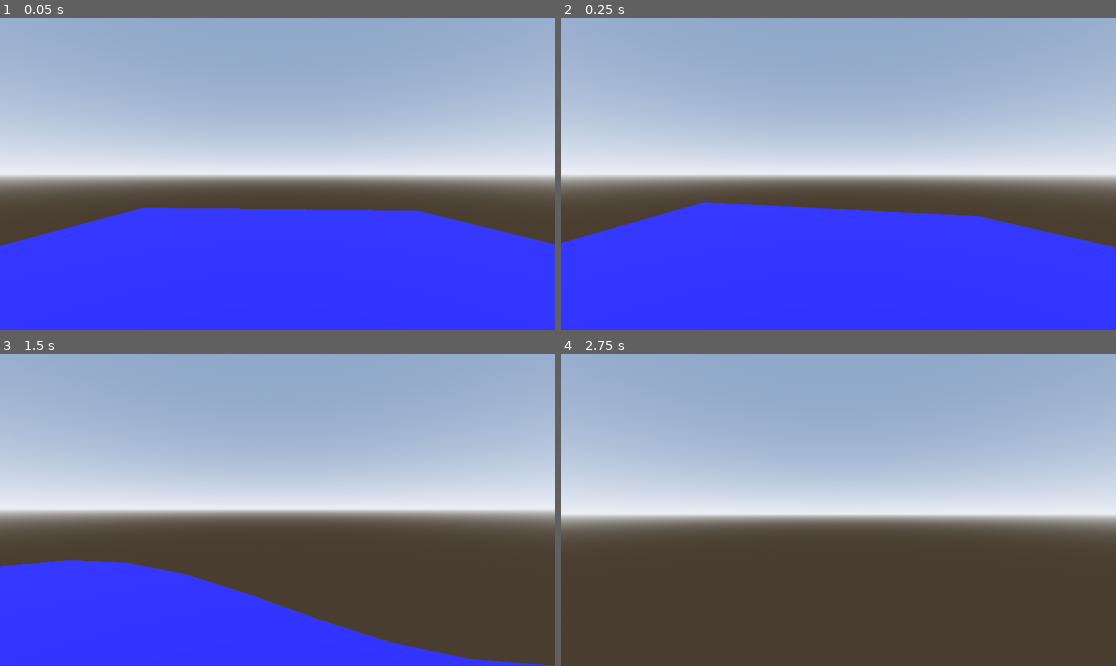
Above: before the commit, frames 1-4 (two rows, left to right).
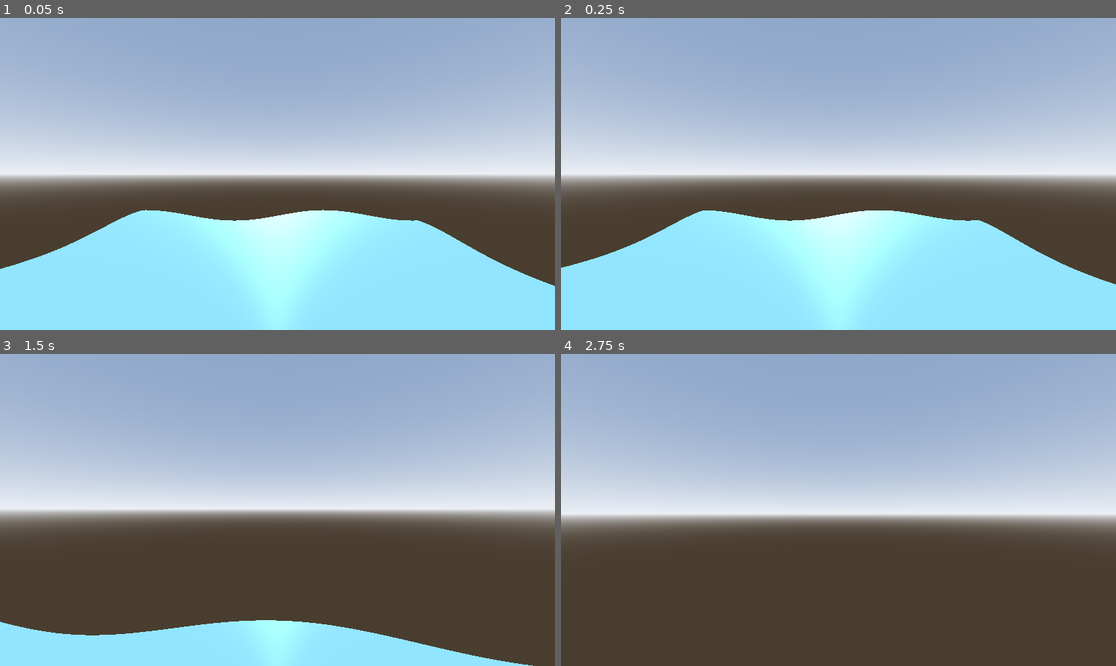
Above: after the commit, the same moments.

Repository: valdi7913/GMI2025
Game: Godot game, scene res://Scripts/world.tscn
The game is run twice, just before and just after one commit, with the same random seed, the same clock (stepped at 60 frames per second) and the same inputs.
Inputs (mouse positions are in pixels of both pictures, inside the frame that each line leads up to):
- Up to frame 1 (0.05 s): no input
- Up to frame 2 (0.25 s): no input
- Up to frame 3 (1.5 s): move the mouse to (305, 510) at 0.52 s; hold W (forwards) from 0.53 s (still down); move the mouse to (249, 510) at 1.27 s
- Up to frame 4 (2.75 s): keep holding W (forwards); move the mouse to (849, 503) at 2.02 s

The runs differ from the first frame. In frame 1, 36% of the frame differs, in the area x 0-100%, y 60-100%; in frame 2, 36%, in the area x 0-100%, y 59-100%; in frame 3, 19%; in frame 4, nothing differs.

Commit message:
now it shiny

Diff:
--- a/Scripts/sea.gdshader
+++ b/Scripts/sea.gdshader
@@ -1,21 +1,42 @@
 shader_type spatial;
-uniform float frequency : hint_range(0, 1, 0.01);
-uniform float amplitude : hint_range(0, 1, 0.01);
-uniform float ambient : hint_range(0, 1, 0.01);
-uniform int sineN : hint_range(0,10,1);
+
+// Uniforms for lighting
+uniform vec3 light_direction  = vec3(0.0, -1.0 , -1.0);
+uniform vec3 light_color: source_color = vec3(1.0, 1.0, 1.0);
+
+uniform vec3 ambient_color: source_color = vec3(0.1, 0.1, 0.1);
+uniform vec3 diffuse_color: source_color = vec3(0.8, 0.5, 0.2);
+uniform vec3 specular_color: source_color = vec3(1.0);
+uniform float shininess: hint_range(0, 100, 1) = 32.0;
+
+// Uniforms for sine wave generation
+uniform int sineN : hint_range(1,10,1) = 4;
+uniform float frequency : hint_range(0, 1, 0.01) = 0.1;
+uniform float amplitude : hint_range(0, 1, 0.01) = 0.2;
+uniform float speed : hint_range(1.0, 100.0, 1.0) =10;
 
 void vertex() {
-
-	// Called for every vertex the material is visible on.
-	for(int i = 1; i < sineN + 1; i++) {
-		float divisor = float(i);
-		VERTEX.y += amplitude * sin(frequency/divisor * TIME * VERTEX.x * VERTEX.z);
-	}
+	float wave1 = sin(frequency * VERTEX.x + TIME * speed) * amplitude;
+	float wave2 = sin(frequency * VERTEX.z + TIME * speed) * amplitude;
+	VERTEX.y += wave1 + wave2;
 }
 
 void fragment() {
-	// Called for every pixel the material is visible on.
-	ALBEDO = vec3(.1,.1,1.0);
+	// Normalize vectors
+	vec3 N = normalize(NORMAL);
+	vec3 L = normalize(-light_direction); // Light coming *from* the direction
+	vec3 V = normalize(-VIEW); // View direction
+	vec3 H = normalize(L + V); // Halfway vector
+
+	// Lighting terms
+	float NdotL = max(dot(N, L), 0.0);
+	float NdotH = max(dot(N, H), 0.0);
+
+	vec3 ambient = ambient_color;
+	vec3 diffuse = diffuse_color * NdotL;
+	vec3 specular = specular_color * pow(NdotH, shininess);
+
+	ALBEDO = ambient + diffuse + specular;
 }
 
 //void light() {
--- a/Scripts/world.tscn
+++ b/Scripts/world.tscn
@@ -24,31 +24,43 @@
 [sub_resource type="ShaderMaterial" id="ShaderMaterial_y5hm7"]
 render_priority = 0
 shader = ExtResource("2_3bibp")
-shader_parameter/frequency = 0.1
-shader_parameter/amplitude = 0.23
-shader_parameter/ambient = null
+shader_parameter/light_direction = Vector3(0, -1, -1)
+shader_parameter/light_color = Color(1, 1, 1, 1)
+shader_parameter/ambient_color = Color(0.196078, 0.305882, 0.686275, 1)
+shader_parameter/diffuse_color = Color(0.392157, 0.596078, 0.815686, 1)
+shader_parameter/specular_color = Color(1, 1, 1, 1)
+shader_parameter/shininess = 10.0
 shader_parameter/sineN = 3
+shader_parameter/frequency = 0.97
+shader_parameter/amplitude = 0.19
+shader_parameter/speed = 1.0
 
 [sub_resource type="ShaderMaterial" id="ShaderMaterial_0jucf"]
 render_priority = 0
 shader = ExtResource("2_3bibp")
+shader_parameter/light_direction = Vector3(0, -1, -1)
+shader_parameter/light_color = Color(1, 1, 1, 1)
+shader_parameter/ambient_color = Color(0.1, 0.1, 0.1, 1)
+shader_parameter/diffuse_color = Color(0.8, 0.5, 0.2, 1)
+shader_parameter/specular_color = Color(1, 1, 1, 1)
+shader_parameter/shininess = 32.0
+shader_parameter/sineN = 4
 shader_parameter/frequency = 0.14
 shader_parameter/amplitude = 0.37
-shader_parameter/ambient = null
-shader_parameter/sineN = null
+shader_parameter/speed = 10.0
 
 [sub_resource type="QuadMesh" id="QuadMesh_a6tc2"]
 material = SubResource("ShaderMaterial_0jucf")
 size = Vector2(10, 10)
-subdivide_width = 10
-subdivide_depth = 9
+subdivide_width = 100
+subdivide_depth = 100
 orientation = 1
 
 [node name="World" type="Node3D"]
 script = ExtResource("1_lb3kx")
 
 [node name="SpotLight3D" type="DirectionalLight3D" parent="."]
-transform = Transform3D(1, 0, 0, 0, -0.244698, 0.969599, 0, -0.969599, -0.244698, -0.0187869, 4.34462, -0.687332)
+transform = Transform3D(1, 0, 0, 0, -0.244698, 0.969599, 0, -0.969599, -0.244698, 0.691829, 3.48603, -0.968014)
 
 [node name="WorldEnvironment" type="WorldEnvironment" parent="."]
 environment = SubResource("Environment_mq5ij")
@@ -64,7 +76,7 @@
 transform = Transform3D(1, 0, 0, 0, 1, 0, 0, 0, 1, -0.0130842, 1.31602, 2.34102)
 
 [node name="Sea" type="MeshInstance3D" parent="."]
-transform = Transform3D(1, 0, 0, 0, 1, 0, 0, 0, 1, 0.0955362, 0.0361633, -0.0578094)
+transform = Transform3D(1, 0, 0, 0, 1, 0, 0, 0, 1, 0.0955362, -0.378068, -0.0578094)
 material_override = SubResource("ShaderMaterial_y5hm7")
 mesh = SubResource("QuadMesh_a6tc2")
 script = ExtResource("3_h8bkk")
